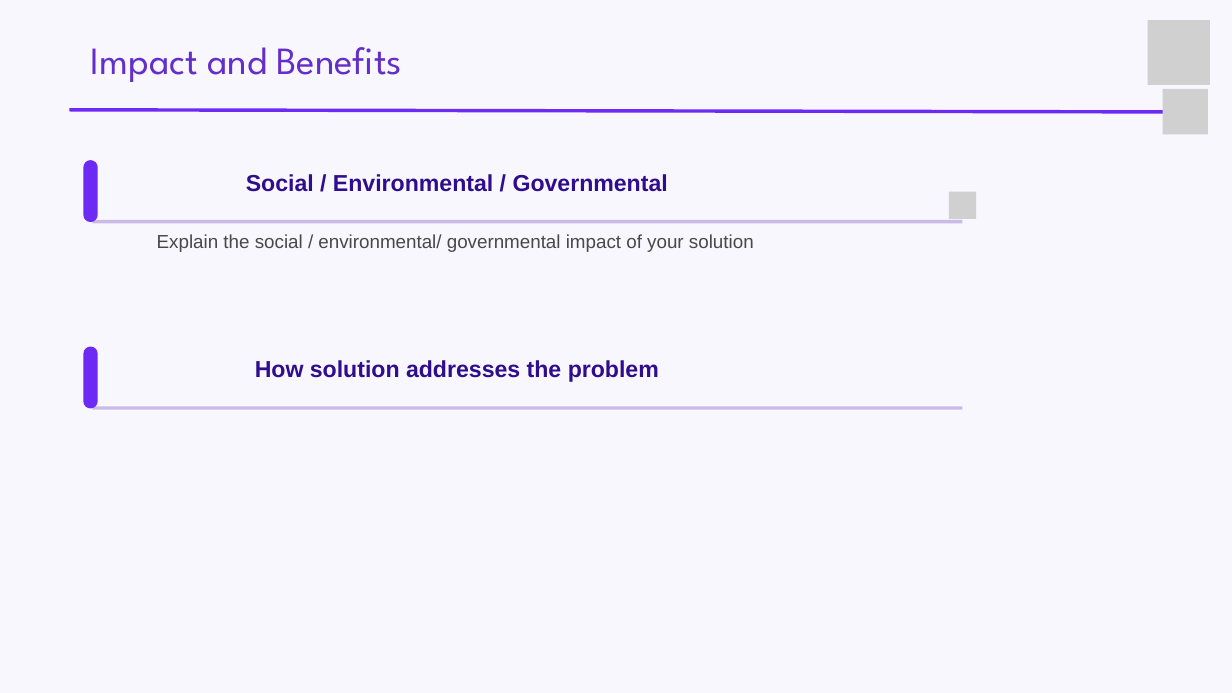
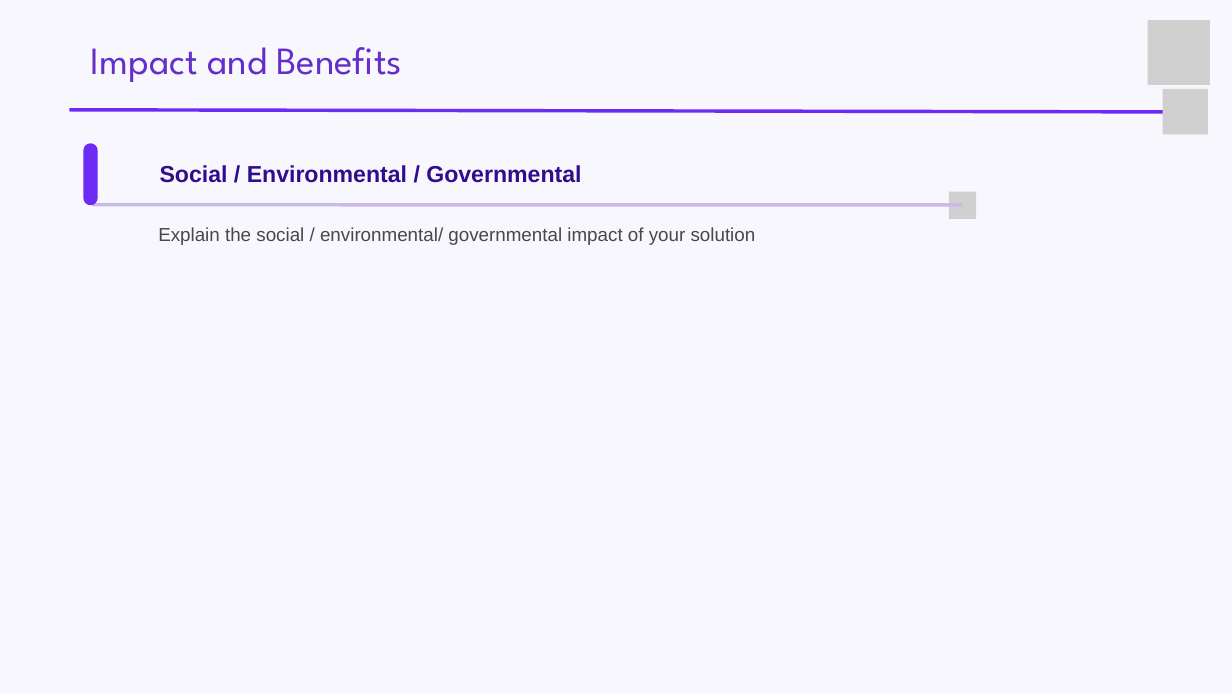
Before and after one commit to ignisia-club/incubex, a slide deck: slide 6 of public/assets/Prototype_Expo_Track_Template.pptx. Drawn at 1232x693 pixels with LibreOffice and Linux fonts; fonts in the diff are those of the drawing; grey boxes stand for pictures; background and template pictures are left out. Boxes give left, top, right and bottom in pixels: in the first picture for what was removed or moved away, otherwise in the second. Text is boxed around its words. In the diff, an @@ line names an element or a change of style, - is before the commit and + after.

```diff
--- a/public/assets/Prototype_Expo_Track_Template.pptx
+++ b/public/assets/Prototype_Expo_Track_Template.pptx
@@ freeform shape: place and size @@
-freeform shape at [84,160,98,222]
+freeform shape at [84,143,98,205]
@@ text "Social / Environmental / Governmental": place and size @@
-text "Social / Environmental / Governmental" at [246,174,668,192]
+text "Social / Environmental / Governmental" at [160,165,581,183]
@@ line moved from (92, 222) - (963, 222) to (92, 205) - (963, 205) @@
@@ text "Explain the social / environmental/ ...": place and size @@
-text "Explain the social / environmental/ ..." at [157,234,754,252]
+text "Explain the social / environmental/ ..." at [158,227,756,245]
@@ freeform shape removed at [84,346,98,408] @@
@@ text removed at [255,360,659,382] @@
-How solution addresses the problem
@@ line removed from (92, 408) to (963, 408) @@
```
Also in this commit, not shown: 7 other slides changed, 1 other file.
